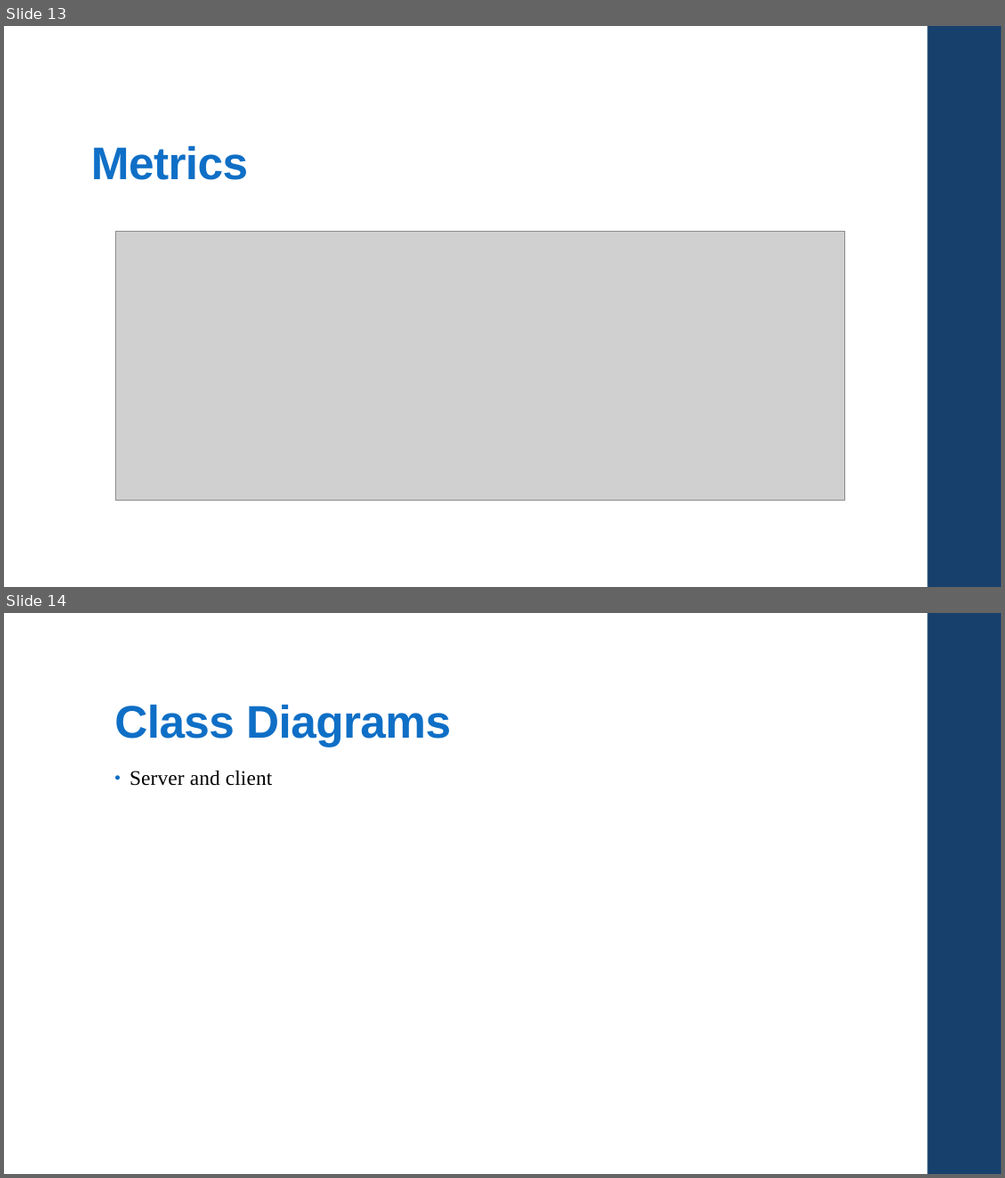
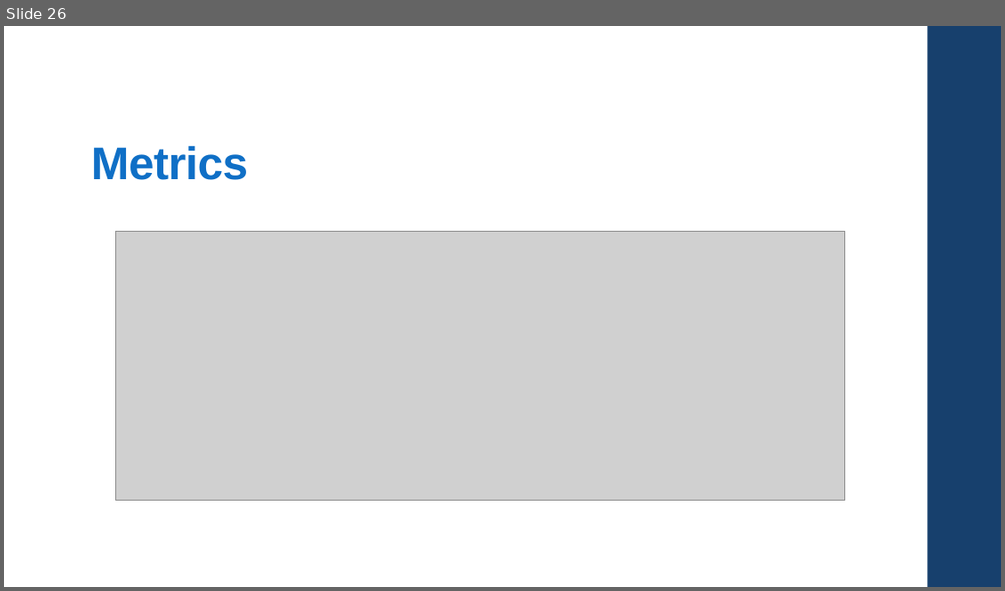
Before and after one commit to csc4350adept/csc4350, a slide deck: Documentation/Pres.pptx. Shown one above the other, each under a label of ours: slides 13 and 14 before the commit, slide 26 after it. The pictures are 1005x1178 and 1005x591 pixels, drawn with LibreOffice and Linux fonts; fonts in the diff are those of the drawing; grey boxes stand for pictures. Boxes give left, top, right and bottom in pixels: in the first picture for what was removed or moved away, otherwise in the second. Text is boxed around its words. In the diff, an @@ line names an element or a change of style, - is before the commit and + after.

```diff
--- a/Documentation/Pres.pptx
+++ b/Documentation/Pres.pptx
@@ slide 14 removed at [4, 613, 1001, 1174], background #FFFFFF; not listed: 1 template element that a slide beside it also shows @@
@@ title removed at [114, 704, 451, 747] @@
-Class Diagrams
@@ text removed at [129, 770, 272, 786] @@
-• Server and client
@@ what was slide 13 is now slide 26 @@
```
Also in this commit, not shown: 10 slides added, 4 other slides removed.
